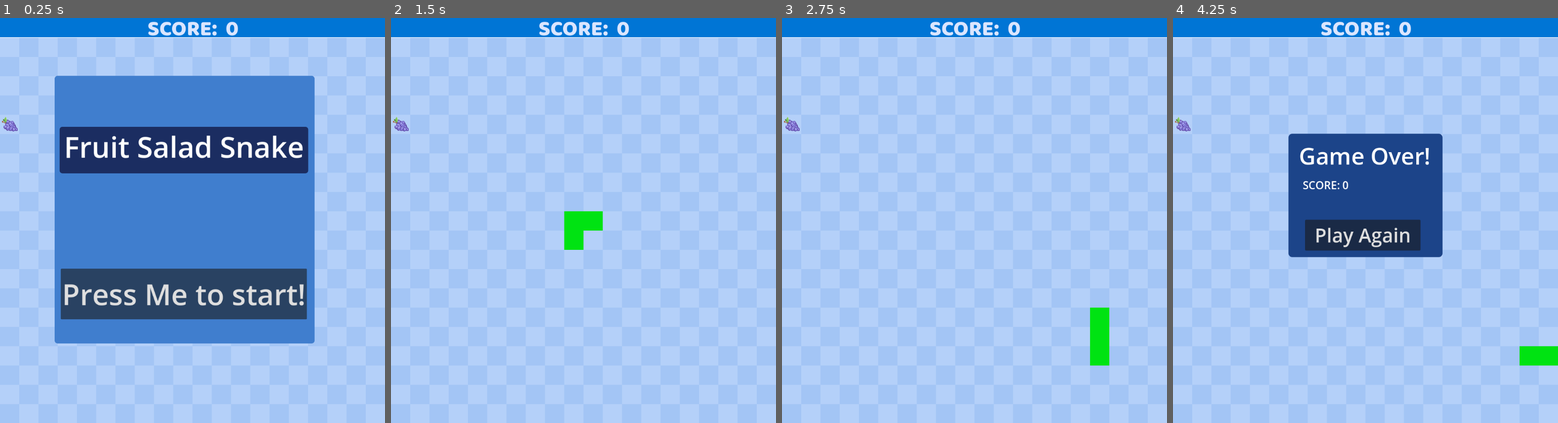
Above: before the commit, frames 1-4 (left to right).
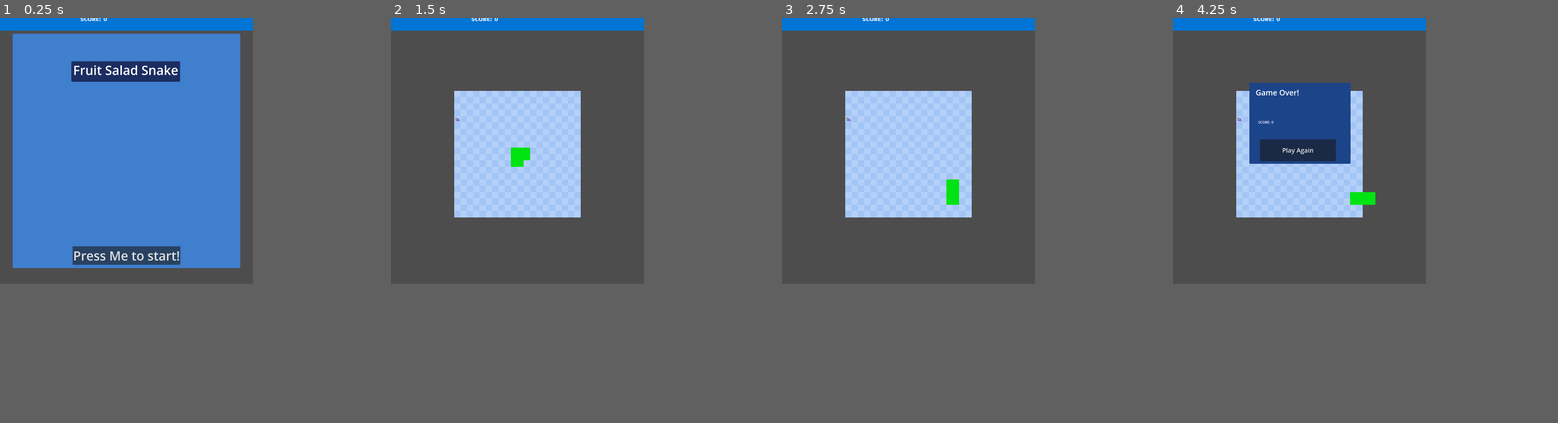
Above: after the commit, the same moments.

Repository: lll11233/snakeGame
Game: Godot game, scene res://scenes/main.tscn
The game is run twice, just before and just after one commit, with the same random seed, the same clock (stepped at 60 frames per second) and the same inputs.
Inputs:
- Up to frame 1 (0.25 s): no input
- Up to frame 2 (1.5 s): click "Press Me to start!" at 0.5 s; tap Enter at 1.25 s; hold D (move_right) from 1.28 s (still down); tap Alt at 1.35 s
- Up to frame 3 (2.75 s): release D (move_right) at 2.03 s; hold Down (move_down) from 2.03 s (still down); tap Shift at 2.1 s
- Up to frame 4 (4.25 s): release Down (move_down) at 2.78 s; hold D (move_right) 2.78-3.53 s; tap Alt at 2.85 s; hold W (move_up) from 3.53 s (still down); tap Shift at 3.6 s
In our replay, the window is 761x800 before the commit and 500x525 after it. These sizes can differ from the game's own. Grey fills any space a smaller window leaves; there, only what the larger window draws over its background counts as a difference.

The runs differ from the first frame. In frame 1, 45% of the frame differs, in the area x 0-100%, y 0-81%; in frame 2, 33%; in frame 3, 34%; in frame 4, 42%.

Commit message:
debugging

Diff:
--- a/main.gd
+++ b/main.gd
@@ -53,7 +53,6 @@
 	new_game()
 
 func new_game():
-	backgroundRight == true
 	get_tree().paused = false
 	get_tree().call_group("segments", "queue_free")
 	$GameOverMenu.hide()
@@ -79,7 +78,6 @@
 	add_child(SnakeSegment)
 	snake.append(SnakeSegment)
 
-var backgroundRight: bool
 func _process(delta):
 	move_snake()
 	if $backgroundTheme.playing == false :
@@ -138,7 +136,6 @@
 		if snake_data[0] == snake_data[1]:
 			end_game()
 func end_game():
-	backgroundRight == false
 	$endSound.play()
 	camera_view.apply_shake()
 	$MoveTimer.stop()
--- a/project.godot
+++ b/project.godot
@@ -18,6 +18,9 @@
 
 window/size/viewport_width=1000
 window/size/viewport_height=1050
+window/size/initial_position_type=0
+window/size/resizable=false
+window/stretch/scale=0.5
 
 [editor_plugins]
 
--- a/scenes/HUD.tscn
+++ b/scenes/HUD.tscn
@@ -8,17 +8,24 @@
 [node name="HUD" type="CanvasLayer"]
 
 [node name="scorePanel" type="Panel" parent="."]
-offset_right = 1000.0
-offset_bottom = 50.0
+anchors_preset = -1
+anchor_right = 1.0
+anchor_bottom = 0.047619
 theme_override_styles/panel = SubResource("StyleBoxFlat_efote")
+metadata/_edit_use_anchors_ = true
 
 [node name="scoreLabel" type="Label" parent="."]
-offset_left = 10.0
-offset_top = -14.0
-offset_right = 994.0
-offset_bottom = 62.0
+anchors_preset = -1
+anchor_left = -0.003
+anchor_top = -0.0133333
+anchor_right = 0.994
+anchor_bottom = 0.0661905
+offset_right = 997.0
+offset_bottom = 67.5
+scale = Vector2(0.5, 0.5)
 theme_override_colors/font_color = Color(0.857325, 0.899607, 1, 1)
 theme_override_fonts/font = ExtResource("1_k5de2")
-theme_override_font_sizes/font_size = 56
+theme_override_font_sizes/font_size = 100
 text = "Score:     "
 horizontal_alignment = 1
+metadata/_edit_use_anchors_ = true
--- a/scenes/game_over_menu.tscn
+++ b/scenes/game_over_menu.tscn
@@ -15,59 +15,46 @@
 script = ExtResource("1_6ebp1")
 
 [node name="gameOverPanel" type="Panel" parent="."]
-offset_left = 300.0
-offset_top = 300.0
-offset_right = 700.0
-offset_bottom = 620.0
+anchors_preset = -1
+anchor_left = 0.302
+anchor_top = 0.243714
+anchor_right = 0.702
+anchor_bottom = 0.548476
 theme_override_styles/panel = SubResource("StyleBoxFlat_tg6a4")
+metadata/_edit_use_anchors_ = true
 
 [node name="resultLabel" type="Label" parent="."]
-offset_left = 327.0
-offset_top = 315.0
-offset_right = 677.0
-offset_bottom = 415.0
+anchors_preset = -1
+anchor_left = 0.327
+anchor_top = 0.26
+anchor_right = 0.678
+anchor_bottom = 0.361905
+offset_right = -1.0
+offset_bottom = -6.99976
 theme_override_font_sizes/font_size = 60
 text = "Game Over!"
+metadata/_edit_use_anchors_ = true
 
 [node name="restartButton" type="Button" parent="."]
 anchors_preset = -1
-anchor_left = 0.493
-anchor_top = 0.546
-anchor_right = 0.493
-anchor_bottom = 0.546
-offset_left = -150.0
-offset_top = -50.3
-offset_right = 150.0
-offset_bottom = 29.7
+anchor_left = 0.344
+anchor_top = 0.45619
+anchor_right = 0.644
+anchor_bottom = 0.546666
+offset_bottom = -14.9992
 theme = SubResource("Theme_14ib6")
 theme_override_font_sizes/font_size = 50
 text = "Play Again"
+metadata/_edit_use_anchors_ = true
 
 [node name="endResult" type="Label" parent="."]
 anchors_preset = -1
-anchor_left = 0.5
-anchor_top = 0.406
-anchor_right = 0.5
-anchor_bottom = 0.406
-offset_left = -163.0
-offset_top = -12.3
-offset_right = 197.0
-offset_bottom = 30.7
+anchor_left = 0.337
+anchor_top = 0.382857
+anchor_right = 0.697
+anchor_bottom = 0.437143
 theme_override_font_sizes/font_size = 28
 text = "Score: "
-
-[node name="bananaResult" type="Label" parent="."]
-visible = false
-anchors_preset = -1
-anchor_left = 0.375
-anchor_top = 0.456
-anchor_right = 0.375
-anchor_bottom = 0.456
-offset_left = -39.0
-offset_top = -11.8
-offset_right = 63.0
-offset_bottom = 11.2
-theme_override_font_sizes/font_size = 28
-text = "Banana score: "
+metadata/_edit_use_anchors_ = true
 
 [connection signal="pressed" from="restartButton" to="." method="_on_restart_button_pressed"]
--- a/scenes/main.tscn
+++ b/scenes/main.tscn
@@ -12,23 +12,9 @@
 [ext_resource type="Script" uid="uid://bn3v7txbrfy8x" path="res://scenes/camera_2d.gd" id="10_choun"]
 [ext_resource type="AudioStream" uid="uid://dwrkg0u3f2ls5" path="res://assets/gameOverSound.mp3" id="11_ya4ey"]
 
-[sub_resource type="CanvasTexture" id="CanvasTexture_85g3d"]
-
 [node name="Main" type="Node"]
 script = ExtResource("1_ig7tw")
 snakeScene = ExtResource("2_h2yge")
-
-[node name="TextureRect" type="TextureRect" parent="."]
-anchors_preset = -1
-anchor_left = 0.506
-anchor_top = 0.5
-anchor_right = 0.506
-anchor_bottom = 0.5
-offset_left = -550.0
-offset_top = -569.0
-offset_right = 550.0
-offset_bottom = 581.0
-texture = SubResource("CanvasTexture_85g3d")
 
 [node name="background" type="Sprite2D" parent="."]
 position = Vector2(500, 500)
@@ -51,7 +37,7 @@
 
 [node name="backgroundTheme" type="AudioStreamPlayer" parent="."]
 stream = ExtResource("8_tipki")
-volume_db = -7.924
+volume_db = -13.031
 autoplay = true
 mix_target = 1
 
@@ -62,7 +48,7 @@
 max_polyphony = 2
 
 [node name="Camera2D" type="Camera2D" parent="."]
-position = Vector2(500, 524)
+position = Vector2(500, 525)
 position_smoothing_enabled = true
 rotation_smoothing_enabled = true
 script = ExtResource("10_choun")
--- a/scenes/snakeScene.tscn
+++ b/scenes/snakeScene.tscn
@@ -4,6 +4,8 @@
 bg_color = Color(0, 0.889726, 0.0717163, 1)
 
 [node name="snakeSegment" type="Panel" groups=["segments"]]
-offset_right = 50.0
-offset_bottom = 50.0
+anchors_preset = -1
+anchor_right = 0.05
+anchor_bottom = 0.047619
 theme_override_styles/panel = SubResource("StyleBoxFlat_orpmj")
+metadata/_edit_use_anchors_ = true
--- a/scenes/start_menu.tscn
+++ b/scenes/start_menu.tscn
@@ -25,35 +25,46 @@
 
 [node name="StartMenuPanel" type="Panel" parent="."]
 anchors_preset = -1
-anchor_left = 0.359
-anchor_top = 0.41
-anchor_right = 0.359
-anchor_bottom = 0.41
-offset_left = -217.0
-offset_top = -280.5
-offset_right = 683.0
-offset_bottom = 644.5
-scale = Vector2(0.75, 0.75)
+anchor_left = 0.05
+anchor_top = 0.0595238
+anchor_right = 0.95
+anchor_bottom = 0.940476
+grow_horizontal = 2
+grow_vertical = 2
 theme_override_styles/panel = SubResource("StyleBoxFlat_ndybt")
+metadata/_edit_use_anchors_ = true
 
 [node name="BeginButton" type="Button" parent="."]
-offset_left = 158.0
-offset_top = 650.0
-offset_right = 1010.0
-offset_bottom = 825.0
-scale = Vector2(0.75, 0.75)
+anchors_preset = 7
+anchor_left = 0.5
+anchor_top = 1.0
+anchor_right = 0.5
+anchor_bottom = 1.0
+offset_left = -426.0
+offset_top = -295.0
+offset_right = 426.0
+offset_bottom = -150.0
+grow_horizontal = 2
+grow_vertical = 0
 theme = SubResource("Theme_thu50")
 theme_override_font_sizes/font_size = 100
 text = "Press Me to start!"
+metadata/_edit_use_anchors_ = true
 
 [node name="StartButton" type="Label" parent="."]
-offset_left = 166.0
-offset_top = 282.0
-offset_right = 997.0
-offset_bottom = 443.0
-scale = Vector2(0.75, 0.75)
+anchors_preset = -1
+anchor_left = 0.5
+anchor_top = 0.201
+anchor_right = 0.5
+anchor_bottom = 0.201
+offset_left = -422.0
+offset_top = -80.05
+offset_right = 409.0
+offset_bottom = 80.95
+grow_horizontal = 2
 theme_override_font_sizes/font_size = 100
 theme_override_styles/normal = SubResource("StyleBoxFlat_m7x51")
 text = "Fruit Salad Snake"
+metadata/_edit_use_anchors_ = true
 
 [connection signal="pressed" from="BeginButton" to="." method="_on_begin_button_pressed"]
Not shown, added: export_presets.cfg
Not shown, added: exports/platformerSnakeGame.apple-touch-icon.png.import
Not shown, added: exports/platformerSnakeGame.icon.png.import
Not shown, added: exports/platformerSnakeGame.png.import
Not shown: 1 places in scenes/main.tscn that only renumber resources
Not shown, added: exports/index.html
Not shown, added: exports/platformerSnakeGame.apple-touch-icon.zip
Not shown, added: exports/platformerSnakeGame.audio.position.worklet.js
Not shown, added: exports/platformerSnakeGame.audio.worklet.js
Not shown, added: exports/platformerSnakeGame.js
Not shown, added: exports/platformerSnakeGame.pck
Not shown, added: exports/platformerSnakeGame.png
(and 1 more such lines)
